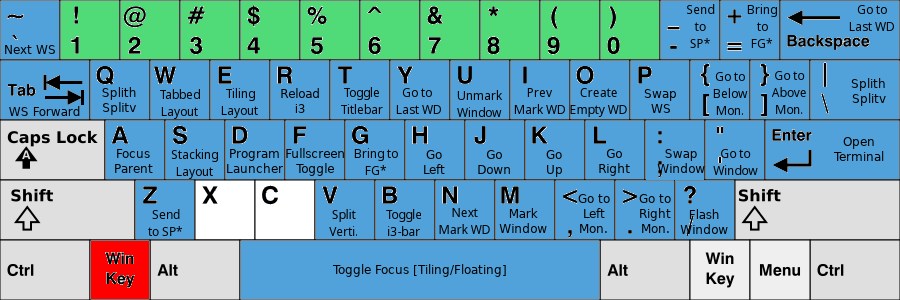
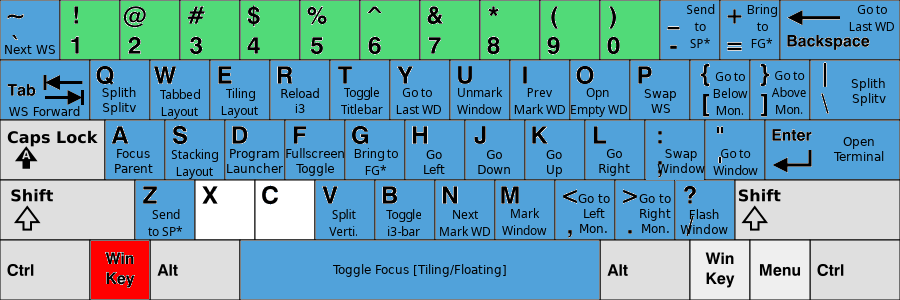
Revision of a layered 900 × 300 image; what changed, layer by layer:
painted on "Mark ..." over [499, 208, 547, 235]
painted on "Unmark ..." over [457, 87, 503, 117]
moved "Next ..." above "Opn ...", painted on it over [439, 208, 491, 236]
renamed "Create ..." to "Opn ...", painted on it over [570, 88, 628, 117]
